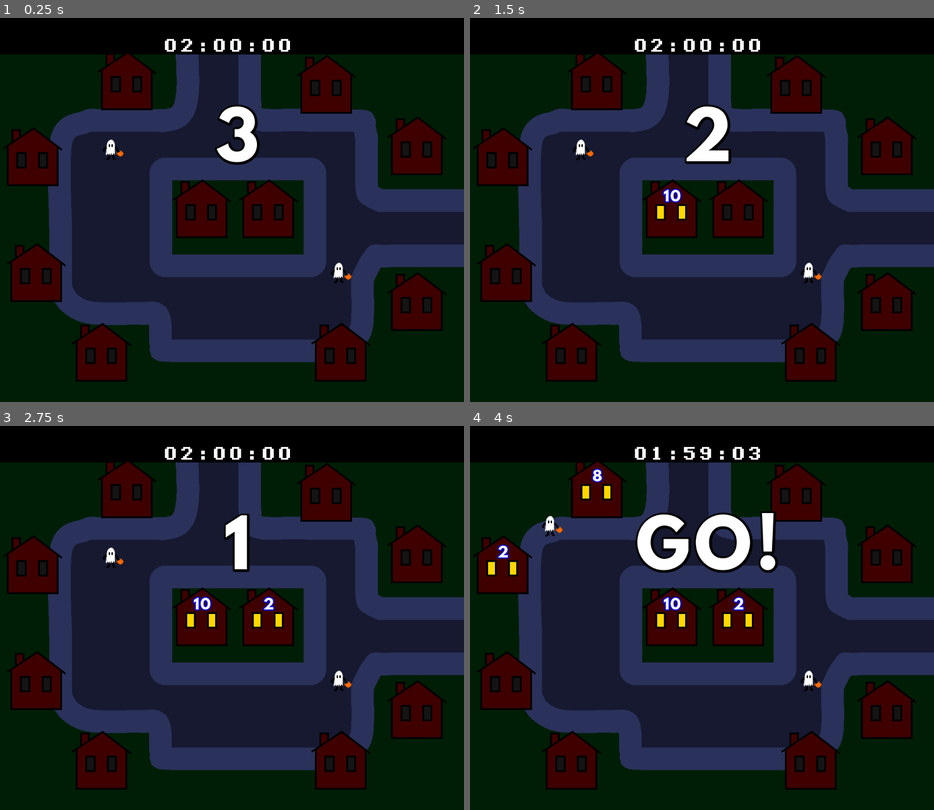
Above: before the commit, frames 1-4 (two rows, left to right).
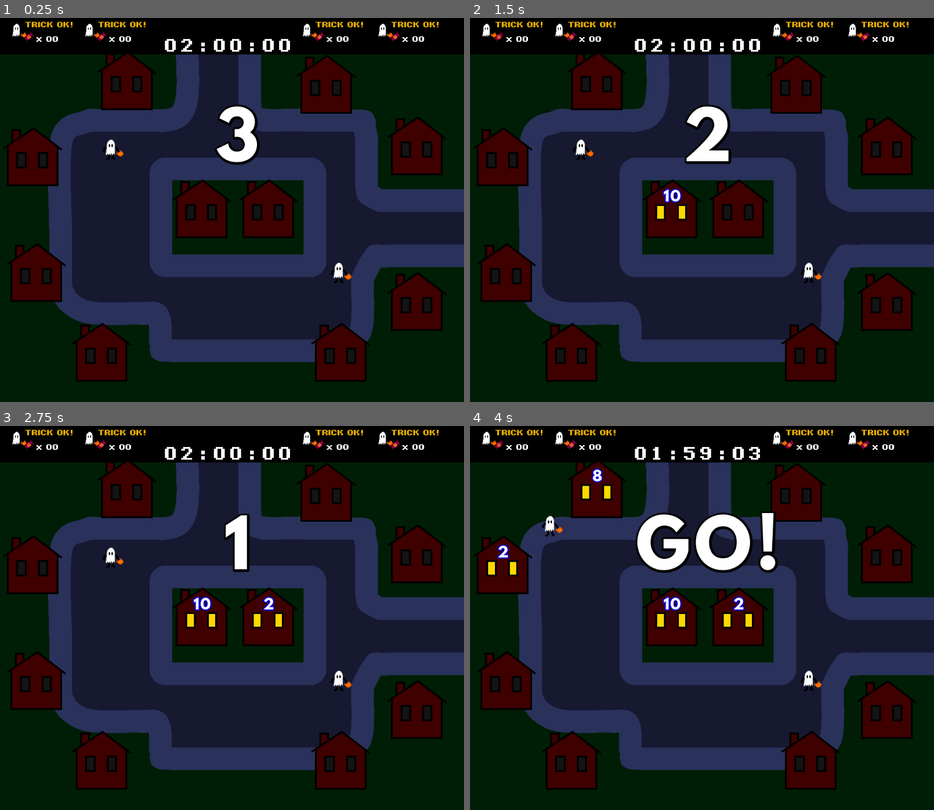
Above: after the commit, the same moments.

Repository: King9999/trickortreat_godot
Game: Godot game, scene res://Scenes/main.tscn
Two runs of this game, one before a commit and one after it. Both use one fixed random seed, a clock stepped at 60 frames per second and the inputs below. This scene is started directly instead of the project's main scene.
Inputs:
- Up to frame 1 (0.25 s): no input
- Up to frame 2 (1.5 s): tap Enter at 0.5 s; hold D (P1_Right) 0.53-1.28 s; tap Space (P1_Trick) at 0.6 s; hold S (P1_Down) from 1.28 s (still down); tap Down (P2_Down) at 1.35 s
- Up to frame 3 (2.75 s): tap Space (P1_Trick) at 2 s; release S (P1_Down) at 2.03 s; hold D (P1_Right) from 2.03 s (still down); tap Left (P2_Left) at 2.1 s
- Up to frame 4 (4 s): tap Enter at 2.75 s; release D (P1_Right) at 2.78 s; hold W (P1_Up) 2.78-3.53 s; tap Right (P2_Right) at 2.85 s; hold A (P1_Left) from 3.53 s (still down); tap Ctrl (P2_Trick) at 3.6 s

The runs differ from the first frame. In frame 1, 0.9% of the frame differs, in the area x 2-95%, y 0-7%; in frame 2, 0.9%; in frame 3, 0.9%; in frame 4, 0.9%.

Commit message:
Added HUD
I want to find a way to use string formatting to capture the file names of the nodes instead of adding them manually. I think there's a way but I haven't found it yet.

Diff:
--- a/Scenes/main.tscn
+++ b/Scenes/main.tscn
@@ -12,6 +12,11 @@
 [ext_resource type="FontFile" uid="uid://bm0exkohycdql" path="res://Fonts/MONO0766.TTF" id="10_hptm8"]
 [ext_resource type="Script" uid="uid://d0kc1mlc6bu2t" path="res://Scripts/countdown.gd" id="11_6iyac"]
 [ext_resource type="FontFile" uid="uid://e1ryjho26wk4" path="res://Fonts/LEAGUESPARTAN-BOLD.OTF" id="11_d1ilt"]
+[ext_resource type="Script" uid="uid://b4pcogr48jsd1" path="res://Scripts/hud.gd" id="13_h1bgf"]
+[ext_resource type="FontFile" uid="uid://dxcgk8flk1k3h" path="res://Fonts/KROEGER0665.TTF" id="13_k12tt"]
+[ext_resource type="Texture2D" uid="uid://ca656t6mccsoa" path="res://Sprites/Costumes/Ghost.png" id="14_h1bgf"]
+[ext_resource type="Texture2D" uid="uid://cuhruqax5kndg" path="res://Sprites/candy.png" id="15_b3802"]
+[ext_resource type="Texture2D" uid="uid://cxdccylve3ie" path="res://Sprites/cooldownbar.png" id="16_fevyy"]
 
 [sub_resource type="NavigationPolygon" id="NavigationPolygon_bo1nx"]
 vertices = PackedVector2Array(475, -83, 475, -203, 502, -310, 502, 422, 474, 261, 474, 141, 307, 373, -494, 422, 171, 3 …(372 unchanged characters)…
@@ -21,6 +26,9 @@
 [sub_resource type="FontVariation" id="FontVariation_d1ilt"]
 base_font = ExtResource("11_d1ilt")
 spacing_glyph = 10
+
+[sub_resource type="FontVariation" id="FontVariation_hibaj"]
+base_font = ExtResource("13_k12tt")
 
 [node name="Main" type="Node2D"]
 script = ExtResource("1_fdnlq")
@@ -189,3 +197,171 @@
 [node name="Player 4 Start Position" type="Node2D" parent="."]
 editor_description = "Node where player 1 starts"
 position = Vector2(232, -128)
+
+[node name="HUD" type="Node2D" parent="."]
+position = Vector2(0, -416)
+script = ExtResource("13_h1bgf")
+
+[node name="Player 1 HUD" type="Node2D" parent="HUD"]
+position = Vector2(-496, 8)
+
+[node name="P1 Trick OK Text" type="RichTextLabel" parent="HUD/Player 1 HUD"]
+offset_left = 40.0
+offset_top = -8.0
+offset_right = 161.0
+offset_bottom = 16.0
+theme_override_colors/default_color = Color(0.929412, 0.698039, 0, 1)
+theme_override_fonts/normal_font = SubResource("FontVariation_hibaj")
+text = "TRICK OK!"
+
+[node name="P1 Candy Amount" type="RichTextLabel" parent="HUD/Player 1 HUD"]
+offset_left = 64.0
+offset_top = 24.0
+offset_right = 129.0
+offset_bottom = 48.0
+theme_override_fonts/normal_font = SubResource("FontVariation_hibaj")
+text = "x 00"
+
+[node name="P1 Costume" type="Sprite2D" parent="HUD/Player 1 HUD"]
+position = Vector2(24, 20)
+scale = Vector2(0.8, 0.8)
+texture = ExtResource("14_h1bgf")
+
+[node name="P1 Candy Icon" type="Sprite2D" parent="HUD/Player 1 HUD"]
+position = Vector2(48, 32)
+texture = ExtResource("15_b3802")
+
+[node name="P1 Trick Cooldown Bar" type="TextureProgressBar" parent="HUD/Player 1 HUD"]
+offset_left = 80.0
+offset_top = -8.0
+offset_right = 128.0
+offset_bottom = 40.0
+scale = Vector2(0.700215, 0.700215)
+max_value = 1.0
+step = 0.01
+fill_mode = 4
+texture_progress = ExtResource("16_fevyy")
+tint_progress = Color(0, 0.437703, 0.900895, 1)
+
+[node name="Player 2 HUD" type="Node2D" parent="HUD"]
+position = Vector2(-335, 8)
+
+[node name="P2 Trick OK Text" type="RichTextLabel" parent="HUD/Player 2 HUD"]
+offset_left = 40.0
+offset_top = -8.0
+offset_right = 161.0
+offset_bottom = 16.0
+theme_override_colors/default_color = Color(0.929412, 0.698039, 0, 1)
+theme_override_fonts/normal_font = SubResource("FontVariation_hibaj")
+text = "TRICK OK!"
+
+[node name="P2 Candy Amount" type="RichTextLabel" parent="HUD/Player 2 HUD"]
+offset_left = 64.0
+offset_top = 24.0
+offset_right = 129.0
+offset_bottom = 48.0
+theme_override_fonts/normal_font = SubResource("FontVariation_hibaj")
+text = "x 00"
+
+[node name="P2 Costume" type="Sprite2D" parent="HUD/Player 2 HUD"]
+position = Vector2(24, 20)
+scale = Vector2(0.8, 0.8)
+texture = ExtResource("14_h1bgf")
+
+[node name="P2 Candy Icon" type="Sprite2D" parent="HUD/Player 2 HUD"]
+position = Vector2(48, 32)
+texture = ExtResource("15_b3802")
+
+[node name="P2 Trick Cooldown Bar" type="TextureProgressBar" parent="HUD/Player 2 HUD"]
+offset_left = 80.0
+offset_top = -8.0
+offset_right = 128.0
+offset_bottom = 40.0
+scale = Vector2(0.700215, 0.700215)
+max_value = 1.0
+step = 0.01
+fill_mode = 4
+texture_progress = ExtResource("16_fevyy")
+tint_progress = Color(0, 0.437703, 0.900895, 1)
+
+[node name="Player 3 HUD" type="Node2D" parent="HUD"]
+position = Vector2(145, 8)
+
+[node name="P3 Trick OK Text" type="RichTextLabel" parent="HUD/Player 3 HUD"]
+offset_left = 40.0
+offset_top = -8.0
+offset_right = 161.0
+offset_bottom = 16.0
+theme_override_colors/default_color = Color(0.929412, 0.698039, 0, 1)
+theme_override_fonts/normal_font = SubResource("FontVariation_hibaj")
+text = "TRICK OK!"
+
+[node name="P3 Candy Amount" type="RichTextLabel" parent="HUD/Player 3 HUD"]
+offset_left = 64.0
+offset_top = 24.0
+offset_right = 129.0
+offset_bottom = 48.0
+theme_override_fonts/normal_font = SubResource("FontVariation_hibaj")
+text = "x 00"
+
+[node name="P3 Costume" type="Sprite2D" parent="HUD/Player 3 HUD"]
+position = Vector2(24, 20)
+scale = Vector2(0.8, 0.8)
+texture = ExtResource("14_h1bgf")
+
+[node name="P3 Candy Icon" type="Sprite2D" parent="HUD/Player 3 HUD"]
+position = Vector2(48, 32)
+texture = ExtResource("15_b3802")
+
+[node name="P3 Trick Cooldown Bar" type="TextureProgressBar" parent="HUD/Player 3 HUD"]
+offset_left = 80.0
+offset_top = -8.0
+offset_right = 128.0
+offset_bottom = 40.0
+scale = Vector2(0.700215, 0.700215)
+max_value = 1.0
+step = 0.01
+fill_mode = 4
+texture_progress = ExtResource("16_fevyy")
+tint_progress = Color(0, 0.437703, 0.900895, 1)
+
+[node name="Player 4 HUD" type="Node2D" parent="HUD"]
+position = Vector2(312, 8)
+
+[node name="P4 Trick OK Text" type="RichTextLabel" parent="HUD/Player 4 HUD"]
+offset_left = 40.0
+offset_top = -8.0
+offset_right = 161.0
+offset_bottom = 16.0
+theme_override_colors/default_color = Color(0.929412, 0.698039, 0, 1)
+theme_override_fonts/normal_font = SubResource("FontVariation_hibaj")
+text = "TRICK OK!"
+
+[node name="P4 Candy Amount" type="RichTextLabel" parent="HUD/Player 4 HUD"]
+offset_left = 64.0
+offset_top = 24.0
+offset_right = 129.0
+offset_bottom = 48.0
+theme_override_fonts/normal_font = SubResource("FontVariation_hibaj")
+text = "x 00"
+
+[node name="P4 Costume" type="Sprite2D" parent="HUD/Player 4 HUD"]
+position = Vector2(24, 20)
+scale = Vector2(0.8, 0.8)
+texture = ExtResource("14_h1bgf")
+
+[node name="P4 Candy Icon" type="Sprite2D" parent="HUD/Player 4 HUD"]
+position = Vector2(48, 32)
+texture = ExtResource("15_b3802")
+
+[node name="P4 Trick Cooldown Bar" type="TextureProgressBar" parent="HUD/Player 4 HUD"]
+offset_left = 80.0
+offset_top = -8.0
+offset_right = 128.0
+offset_bottom = 40.0
+scale = Vector2(0.700215, 0.700215)
+max_value = 1.0
+step = 0.01
+fill_mode = 4
+texture_progress = ExtResource("16_fevyy")
+tint_progress = Color(0, 0.437703, 0.900895, 1)
--- a/Scripts/game_manager.gd
+++ b/Scripts/game_manager.gd
@@ -57,6 +57,7 @@
 	timer.start_timer(true)
 	countdown.start_game.disconnect(_start_game)	#prevents code from running more than once
 
+
 ##Adds human-controlled
 func _set_up_players(selection: Singleton.Selection):
 	match(selection):
@@ -103,3 +104,6 @@
 
 		players[Human_Player.PLAYER_ONE].move_and_slide()
 		players[Human_Player.PLAYER_TWO].move_and_slide()
+
+func player_count():
+	return players.size()
--- /dev/null
+++ b/Scripts/hud.gd
@@ -0,0 +1,57 @@
+"""
+Controls the player information on the main screen.
+"""
+
+extends Node2D
+
+class Game_HUD:
+	var trick_ok_label: RichTextLabel
+	var candy_amount: RichTextLabel
+	var costume_sprite: Sprite2D
+	var candy_icon: Sprite2D
+	var cooldown_bar: TextureProgressBar
+
+var player_huds: Array[Game_HUD] = []
+
+
+# Called when the node enters the scene tree for the first time.
+func _ready() -> void:
+	#var game_manager:GameManager = get_parent()
+
+	#NOTE: Is there a way to use string formatting to get the file names instead of doing it manually?
+	var p1_hud = Game_HUD.new()
+	p1_hud.trick_ok_label = $"Player 1 HUD/P1 Trick OK Text"
+	p1_hud.candy_amount = $"Player 1 HUD/P1 Candy Amount"
+	p1_hud.costume_sprite = $"Player 1 HUD/P1 Costume"
+	p1_hud.candy_icon = $"Player 1 HUD/P1 Candy Icon"
+	p1_hud.cooldown_bar = $"Player 1 HUD/P1 Trick Cooldown Bar"
+	player_huds.append(p1_hud)
+
+	var p2_hud = Game_HUD.new()
+	p2_hud.trick_ok_label = $"Player 2 HUD/P2 Trick OK Text"
+	p2_hud.candy_amount = $"Player 2 HUD/P2 Candy Amount"
+	p2_hud.costume_sprite = $"Player 2 HUD/P2 Costume"
+	p2_hud.candy_icon = $"Player 2 HUD/P2 Candy Icon"
+	p2_hud.cooldown_bar = $"Player 2 HUD/P2 Trick Cooldown Bar"
+	player_huds.append(p2_hud)
+
+	var p3_hud = Game_HUD.new()
+	p3_hud.trick_ok_label = $"Player 3 HUD/P3 Trick OK Text"
+	p3_hud.candy_amount = $"Player 3 HUD/P3 Candy Amount"
+	p3_hud.costume_sprite = $"Player 3 HUD/P3 Costume"
+	p3_hud.candy_icon = $"Player 3 HUD/P3 Candy Icon"
+	p3_hud.cooldown_bar = $"Player 3 HUD/P3 Trick Cooldown Bar"
+	player_huds.append(p3_hud)
+
+	var p4_hud = Game_HUD.new()
+	p4_hud.trick_ok_label = $"Player 4 HUD/P4 Trick OK Text"
+	p4_hud.candy_amount = $"Player 4 HUD/P4 Candy Amount"
+	p4_hud.costume_sprite = $"Player 4 HUD/P4 Costume"
+	p4_hud.candy_icon = $"Player 4 HUD/P4 Candy Icon"
+	p4_hud.cooldown_bar = $"Player 4 HUD/P4 Trick Cooldown Bar"
+	player_huds.append(p4_hud)
+
+
+# Called every frame. 'delta' is the elapsed time since the previous frame.
+func _process(delta: float) -> void:
+	pass
Not shown: 1 places in Scenes/main.tscn that only renumber resources
Not shown, added: Scripts/hud.gd.uid
